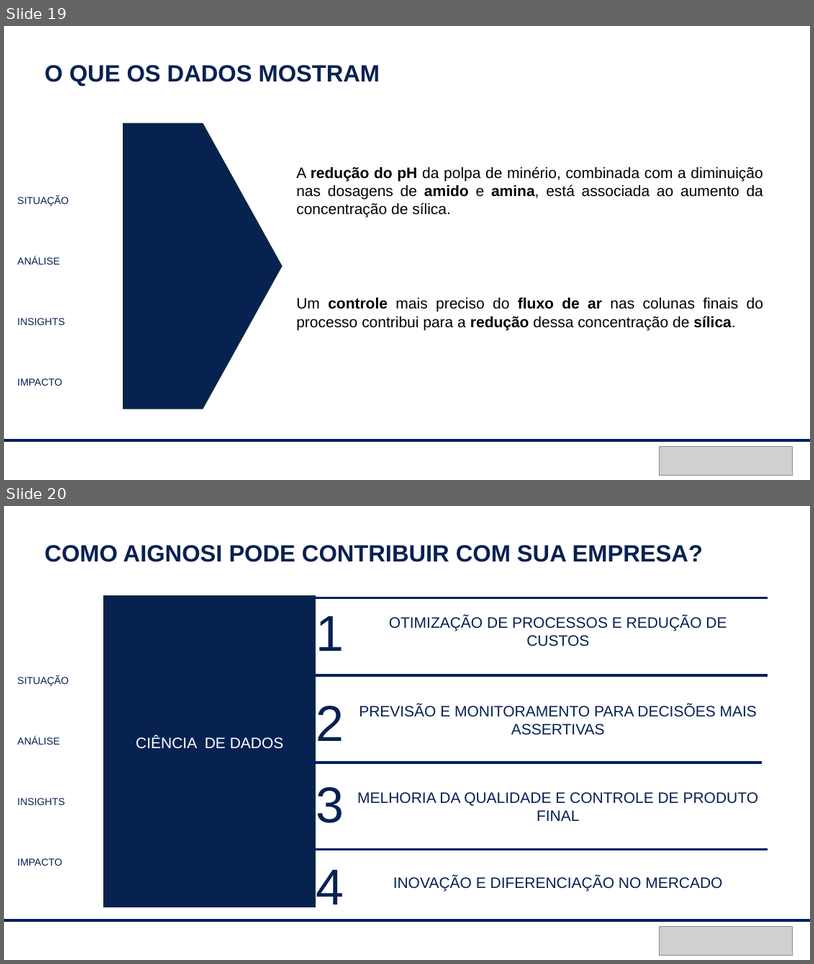
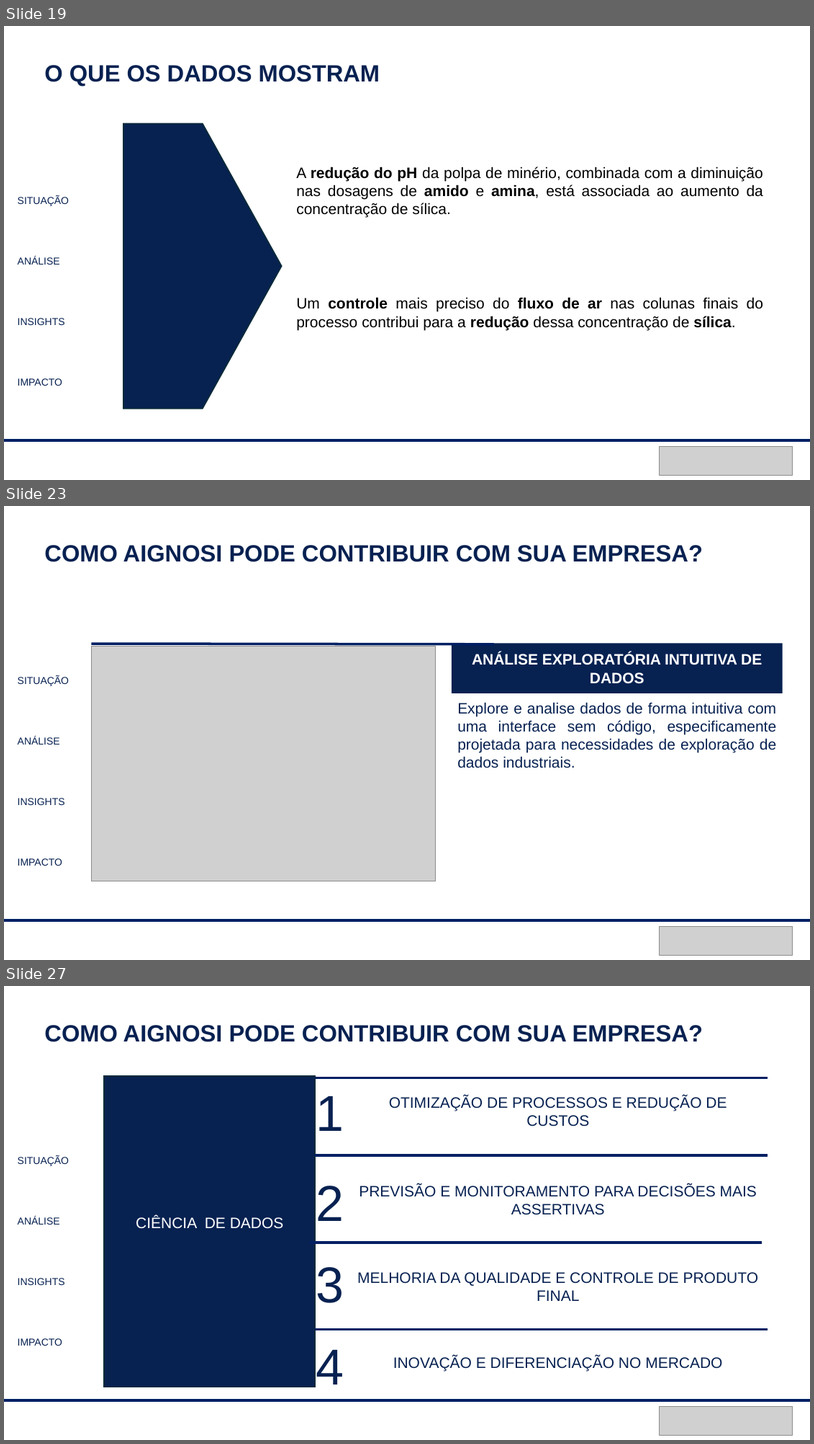
Before and after one commit to peixotoigor/aignosi-internship-datascience-challenge, a slide deck: Apresentacao/EDA_ore_mining.pptx. Shown one above the other, each under a label of ours: slides 19 and 20 before the commit, slides 19, 23 and 27 after it; the slides between them are not shown. The pictures are 814x964 and 814x1444 pixels, drawn with LibreOffice and Linux fonts; fonts in the diff are those of the drawing; grey boxes stand for pictures. Boxes give left, top, right and bottom in pixels: in the first picture for what was removed or moved away, otherwise in the second. Text is boxed around its words. In the diff, an @@ line names an element or a change of style, - is before the commit and + after.

```diff
--- a/Apresentacao/EDA_ore_mining.pptx
+++ b/Apresentacao/EDA_ore_mining.pptx
@@ slide 23 added at bbox=[4, 506, 810, 960], background #FFFFFF @@
@@ text added at bbox=[44, 545, 703, 562], 28 pt, text #072151, bold @@
+COMO AIGNOSI PODE CONTRIBUIR COM SUA EMPRESA?
@@ line added from (91, 644) to (494, 644), #001F63 3 pt @@
@@ picture added at bbox=[91, 646, 436, 880] @@
@@ rectangle added at bbox=[452, 644, 782, 693], fill #072151, 18 pt, text #FFFFFF, bold @@
+ANÁLISE EXPLORATÓRIA INTUITIVA DE DADOS
@@ text added at bbox=[18, 676, 69, 865], 12 pt, text #072151 @@
+SITUAÇÃO
+ANÁLISE
+INSIGHTS
+IMPACTO
@@ text added at bbox=[458, 702, 777, 768], 18 pt, text #072151 @@
+Explore e analise dados de forma intuitiva com uma interface sem código, especificamente projetada para necessidades de exploração de dados industriais.
@@ line added from (4, 921) to (810, 921), #001F63 3 pt @@
@@ picture added at bbox=[660, 926, 793, 955] @@
@@ what was slide 20 is now slide 27 @@
```
Also in this commit, not shown: 1 slide changed, 6 other slides added, 2 other files.
